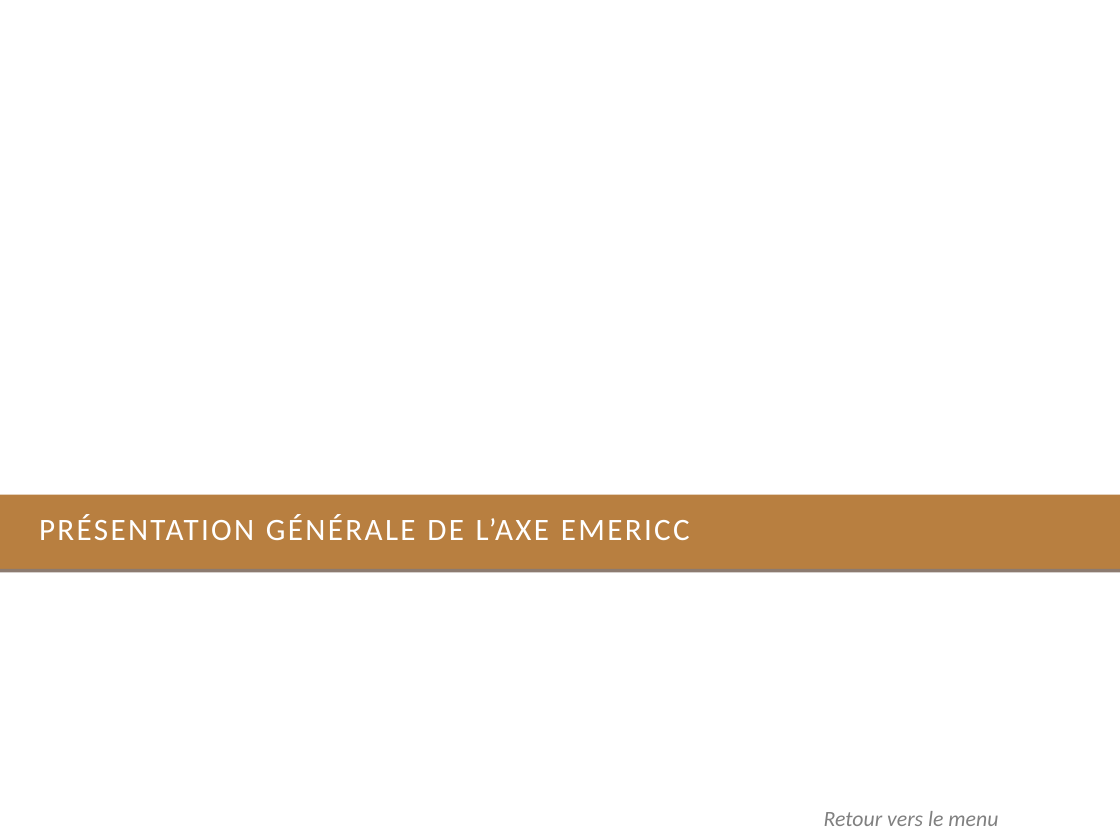
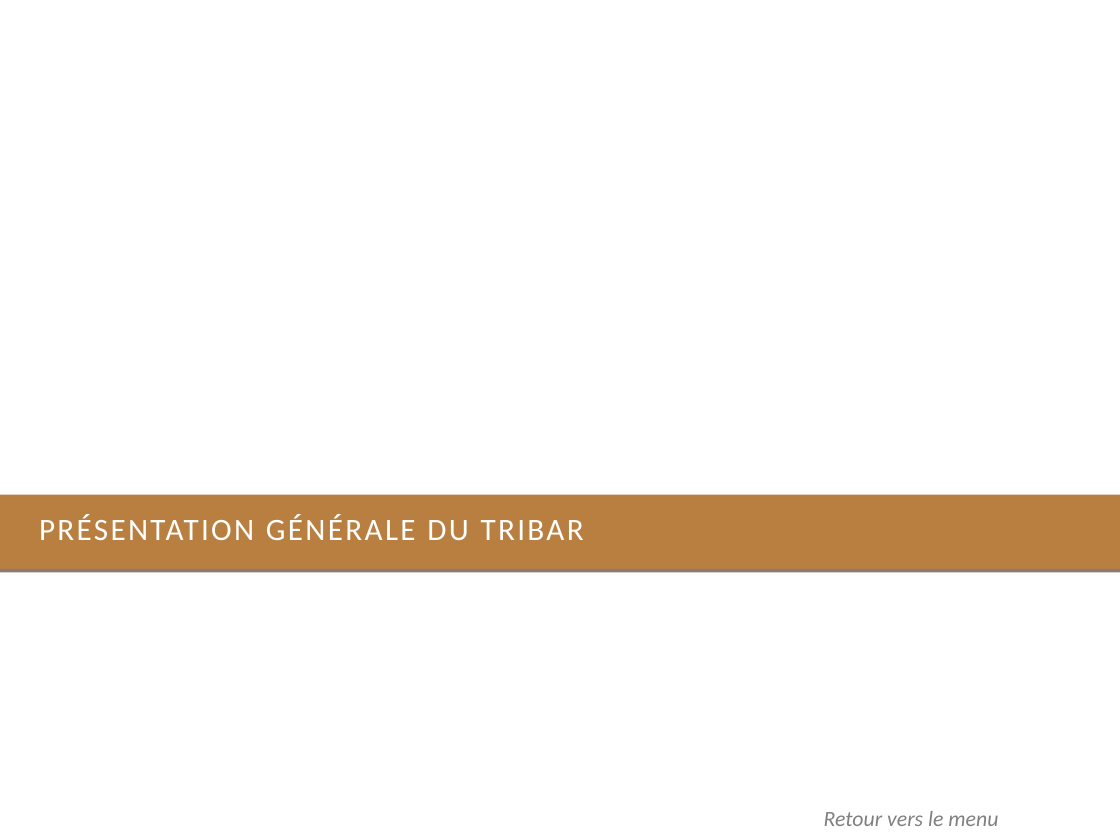
Before and after one commit to xpessoles/TP_PTSI, a slide deck: slide 3 of DocumentsTP/Documentation_Tribar.pptx. Drawn at 1120x840 pixels with LibreOffice and Linux fonts; fonts in the diff are those of the drawing; background and template pictures are left out. Boxes give left, top, right and bottom in pixels: in the first picture for what was removed or moved away, otherwise in the second. Text is boxed around its words. In the diff, an @@ line names an element or a change of style, - is before the commit and + after.

```diff
--- a/DocumentsTP/Documentation_Tribar.pptx
+++ b/DocumentsTP/Documentation_Tribar.pptx
@@ title at [39, 514, 584, 540]: text changed @@
-PRÉSENTATION GÉNÉRALE DE L’AXE EMERICC
+PRÉSENTATION GÉNÉRALE DU TRIBAR
```
Also in this commit, not shown: 8 other slides changed, 1 slide added, 7 slides removed, 4 other files.
